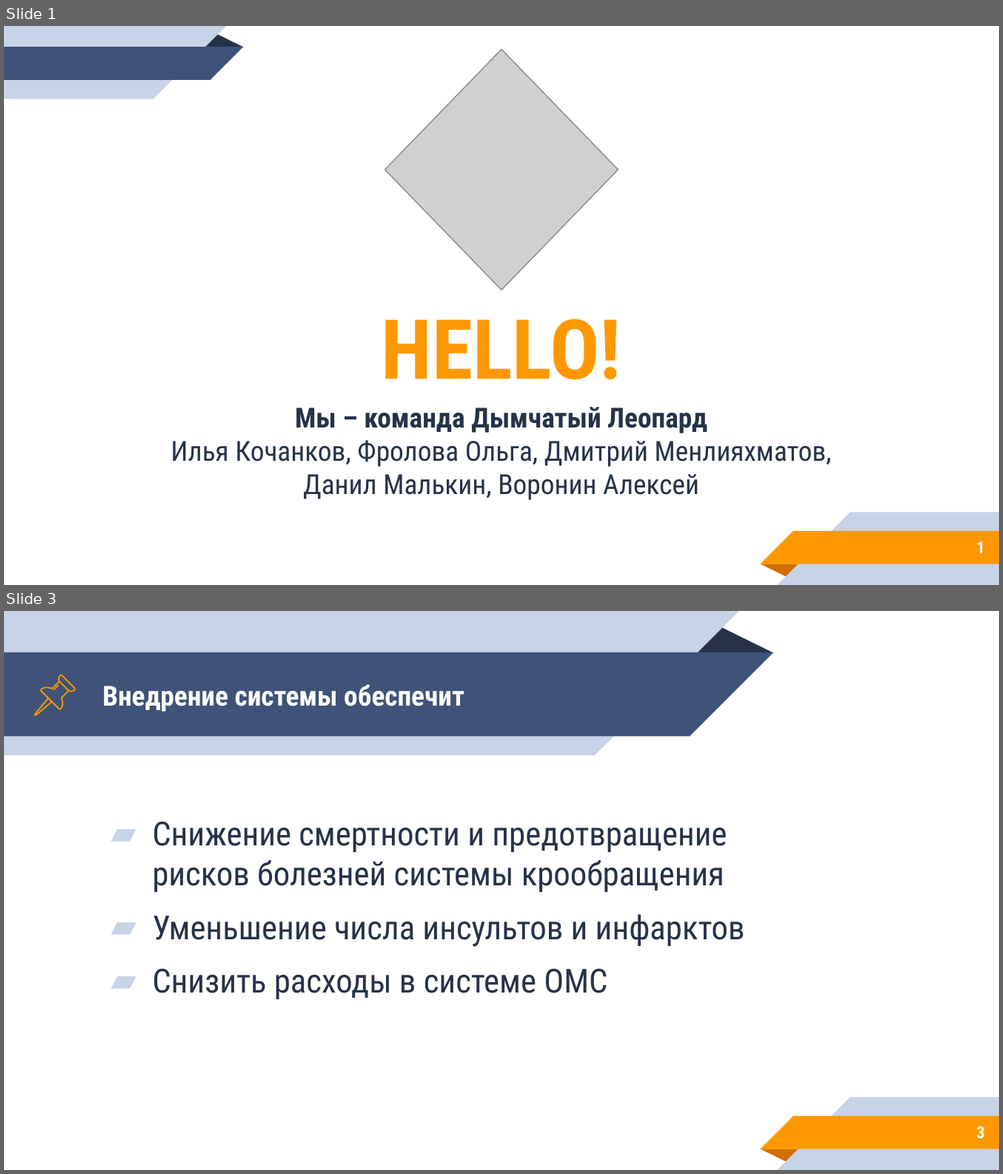
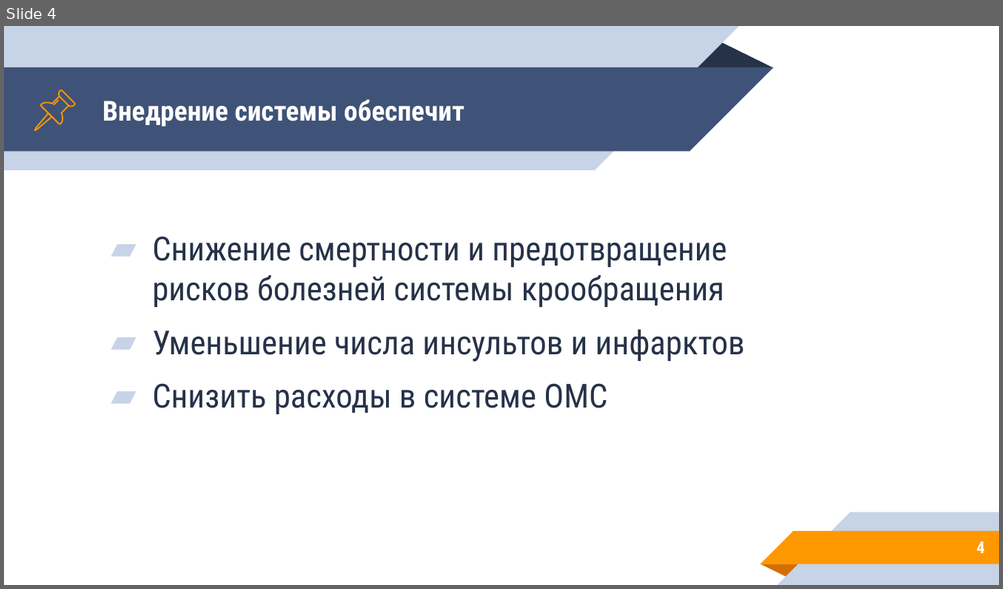
Before and after one commit to KochankovID/hacatone_miac, a slide deck: visual/Danko.pptx. Shown one above the other, each under a label of ours: slides 1 and 3 before the commit, slide 4 after it; the slides between them are not shown. The pictures are 1003x1174 and 1003x589 pixels, drawn with LibreOffice and Linux fonts; fonts in the diff are those of the drawing; grey boxes stand for pictures. Boxes give left, top, right and bottom in pixels: in the first picture for what was removed or moved away, otherwise in the second. Text is boxed around its words. In the diff, an @@ line names an element or a change of style, - is before the commit and + after.

```diff
--- a/visual/Danko.pptx
+++ b/visual/Danko.pptx
@@ slide 1 removed at (4, 26, 999, 585), background #FFFFFF; not listed: 5 template elements that a slide beside it also shows @@
@@ group removed at (4, 26, 244, 99): 2 rectangles, 2 right triangles, 1 triangle @@
@@ picture removed at (385, 49, 617, 289) @@
@@ title removed at (381, 319, 621, 380) @@
-HELLO!
@@ subtitle removed at (170, 407, 831, 500) @@
-Мы – команда Дымчатый Леопард
-Илья Кочанков, Фролова Ольга, Дмитрий Менлияхматов, Данил Малькин, Воронин Алексей
@@ page number removed at (976, 542, 984, 554) @@
-1
@@ what was slide 3 is now slide 4 @@
@@ page number at (976, 542, 984, 554): text changed @@
-3
+4
```
Also in this commit, not shown: 7 slides changed, 4 slides added, 7 other slides removed, 9 other files.
